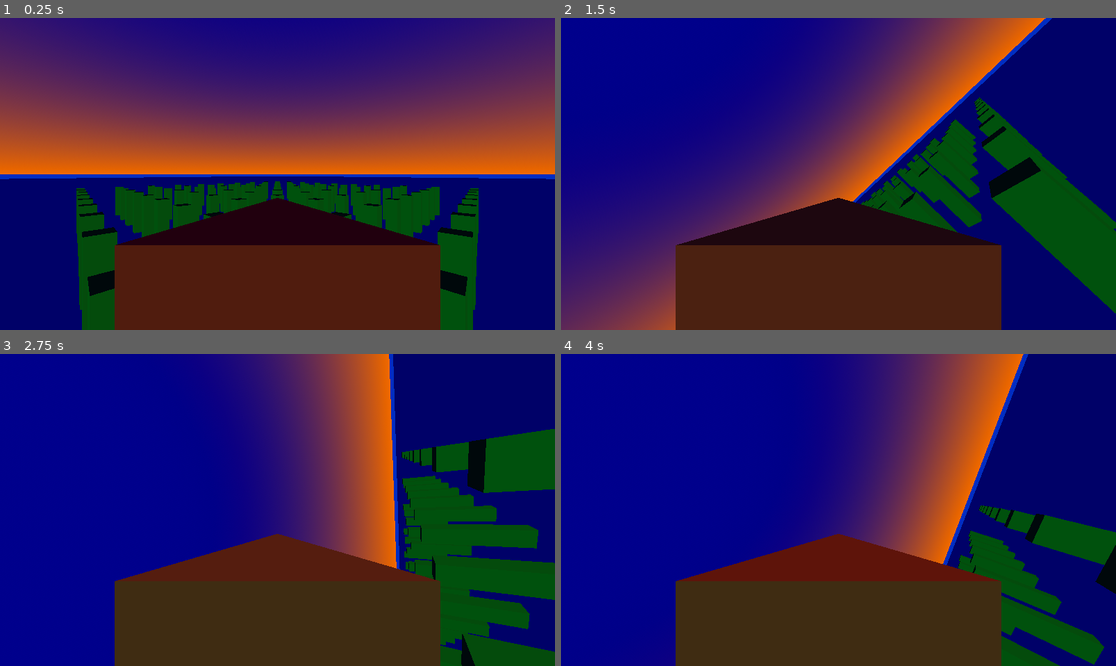
Above: before the commit, frames 1-4 (two rows, left to right).
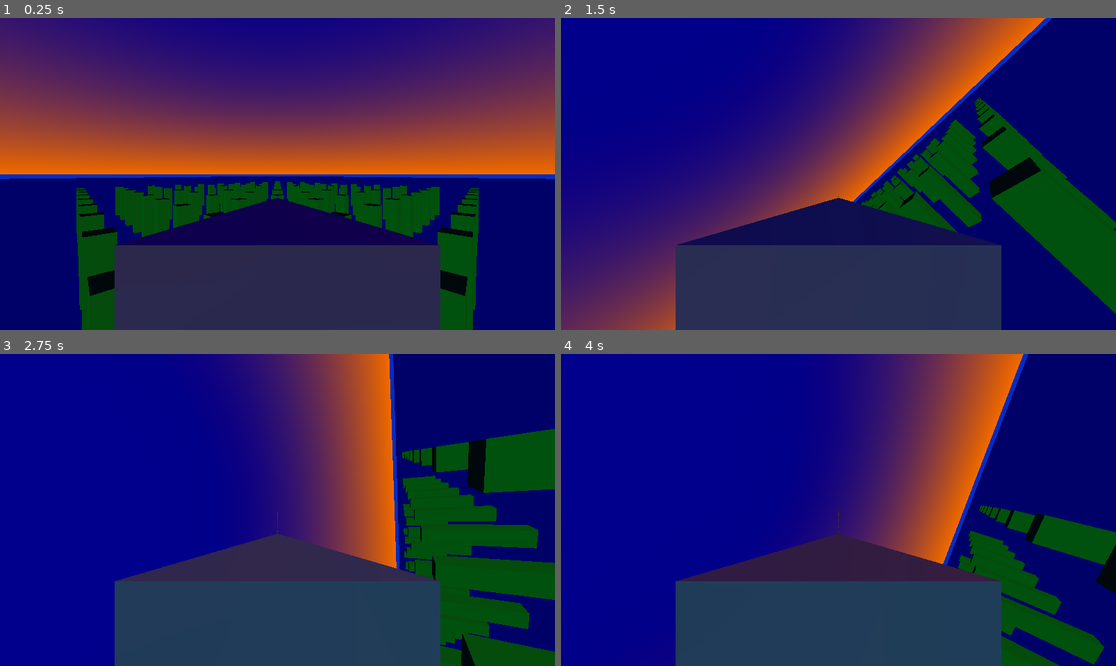
Above: after the commit, the same moments.

Repository: lookbehindyounow/shape_squadron
Game: Godot game, scene res://main.tscn
The game is run twice, just before and just after one commit, with the same random seed, the same clock (stepped at 60 frames per second) and the same inputs.
Inputs:
- Up to frame 1 (0.25 s): no input
- Up to frame 2 (1.5 s): tap Enter at 0.5 s; hold D (roll_right) 0.53-1.28 s; hold , (shoot, bound only after the commit) 0.53-1.28 s; hold S (pitch_down) from 1.28 s (still down); tap , (shoot, bound only after the commit) at 1.35 s
- Up to frame 3 (2.75 s): release S (pitch_down) at 2.03 s; hold D (roll_right) from 2.03 s (still down); hold , (shoot, bound only after the commit) from 2.03 s (still down)
- Up to frame 4 (4 s): release D (roll_right) at 2.78 s; release , (shoot, bound only after the commit) at 2.78 s; hold Space (accelerate) 2.78-3.53 s; tap , (shoot, bound only after the commit) at 2.85 s; hold A (roll_left) from 3.53 s (still down); hold , (shoot, bound only after the commit) from 3.53 s (still down)

The runs differ from the first frame. In frame 1, 20% of the frame differs, in the area x 20-80%, y 57-100%; in frame 2, 20%; in frame 3, 20%, in the area x 20-80%, y 50-100%; in frame 4, 20%.

Commit message:
can fire bullets from nose of triangle jet

Diff:
--- a/Player.gd
+++ b/Player.gd
@@ -2,9 +2,9 @@
 const acceleration=2
 const top_speed=10
 var speed=0
+var bullet_scene=preload("res://bullet.tscn")
 
 func _physics_process(delta):
-	var direction=transform.basis.z
 	if Input.is_action_pressed("accelerate"):
 		speed+=acceleration*delta
 		if speed>top_speed:
@@ -23,3 +23,13 @@
 		transform.basis=transform.basis.rotated(transform.basis.x,-delta)
 	velocity=transform.basis.z*speed
 	move_and_slide()
+
+	if Input.is_action_pressed("shoot"):
+		shoot()
+
+func shoot():
+	var bullet=bullet_scene.instantiate()
+	bullet.global_transform=self.global_transform
+	bullet.position+=self.transform.basis.z
+	bullet.linear_velocity=transform.basis.z*50
+	get_parent().add_child(bullet)
--- /dev/null
+++ b/bullet.tscn
@@ -0,0 +1,30 @@
+[gd_scene load_steps=4 format=3 uid="uid://dfmwil5ymnpnw"]
+
+[sub_resource type="CylinderMesh" id="CylinderMesh_icqnq"]
+top_radius = 0.01
+bottom_radius = 0.01
+height = 0.05
+
+[sub_resource type="StandardMaterial3D" id="StandardMaterial3D_6cppn"]
+albedo_color = Color(1, 0.576471, 0, 1)
+
+[sub_resource type="CylinderShape3D" id="CylinderShape3D_jqlor"]
+height = 0.05
+radius = 0.01
+
+[node name="RigidBody3D" type="RigidBody3D"]
+collision_layer = 4
+collision_mask = 0
+gravity_scale = 0.0
+linear_damp_mode = 1
+angular_damp_mode = 1
+
+[node name="MeshInstance3D" type="MeshInstance3D" parent="."]
+transform = Transform3D(1, 0, 0, 0, -4.37114e-08, -1, 0, 1, -4.37114e-08, 0, 0, 0)
+mesh = SubResource("CylinderMesh_icqnq")
+skeleton = NodePath("")
+surface_material_override/0 = SubResource("StandardMaterial3D_6cppn")
+
+[node name="CollisionShape3D" type="CollisionShape3D" parent="."]
+transform = Transform3D(1, 0, 0, 0, -4.37114e-08, -1, 0, 1, -4.37114e-08, 0, 0, 0)
+shape = SubResource("CylinderShape3D_jqlor")
--- a/player.tscn
+++ b/player.tscn
@@ -1,12 +1,9 @@
-[gd_scene load_steps=5 format=3 uid="uid://c5wlatravmab7"]
+[gd_scene load_steps=4 format=3 uid="uid://c5wlatravmab7"]
 
 [ext_resource type="Script" path="res://Player.gd" id="1_04am3"]
 
 [sub_resource type="BoxShape3D" id="BoxShape3D_f6csk"]
 size = Vector3(0.8, 0.25, 1)
-
-[sub_resource type="StandardMaterial3D" id="StandardMaterial3D_6hctq"]
-albedo_color = Color(0.996078, 0.431373, 0.0705882, 1)
 
 [sub_resource type="PrismMesh" id="PrismMesh_mr05l"]
 size = Vector3(0.8, 1, 0.25)
@@ -21,7 +18,6 @@
 
 [node name="PlaceholderBody" type="MeshInstance3D" parent="."]
 transform = Transform3D(1, 0, 0, 0, -4.37114e-08, -1, 0, 1, -4.37114e-08, 0, 0, 0)
-material_override = SubResource("StandardMaterial3D_6hctq")
 mesh = SubResource("PrismMesh_mr05l")
 
 [node name="Camera3D" type="Camera3D" parent="."]
--- a/project.godot
+++ b/project.godot
@@ -52,6 +52,11 @@
 "events": [Object(InputEventKey,"resource_local_to_scene":false,"resource_name":"","device":-1,"window_id":0,"alt_pressed":false,"shift_pressed":false,"ctrl_pressed":false,"meta_pressed":false,"pressed":false,"keycode":0,"physical_keycode":68,"key_label":0,"unicode":100,"echo":false,"script":null)
 ]
 }
+shoot={
+"deadzone": 0.5,
+"events": [Object(InputEventKey,"resource_local_to_scene":false,"resource_name":"","device":-1,"window_id":0,"alt_pressed":false,"shift_pressed":false,"ctrl_pressed":false,"meta_pressed":false,"pressed":false,"keycode":0,"physical_keycode":44,"key_label":0,"unicode":44,"echo":false,"script":null)
+]
+}
 
 [layer_names]
 
